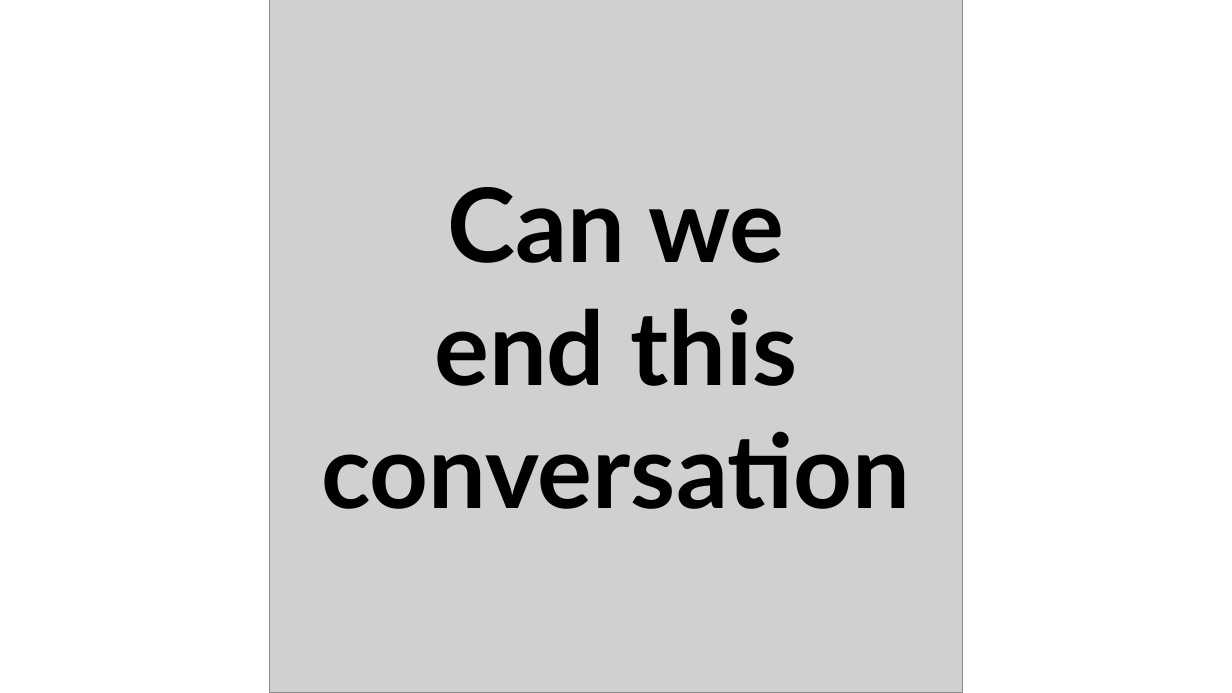
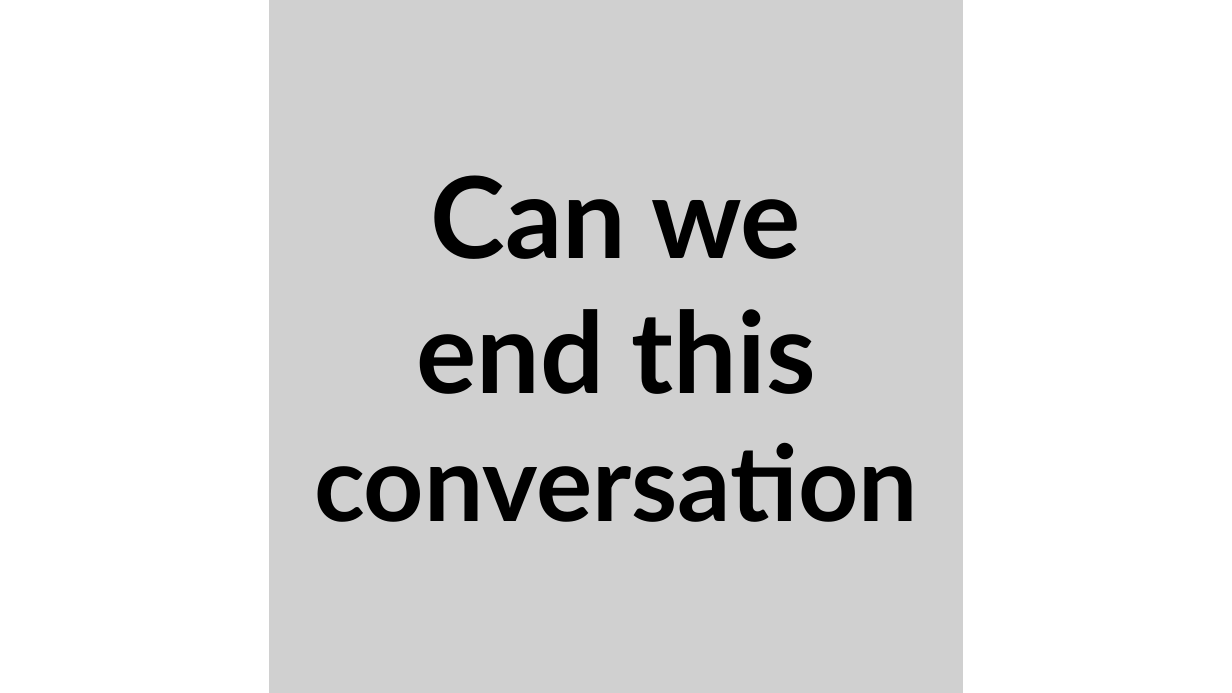
Before and after one commit to TomerRonen34/ton_soundboard, a slide deck: slide 8 of ton_soundboard/static/editing buttons.pptx. Drawn at 1232x693 pixels with LibreOffice and Linux fonts; fonts in the diff are those of the drawing; grey boxes stand for pictures. Boxes give left, top, right and bottom in pixels: in the first picture for what was removed or moved away, otherwise in the second. Text is boxed around its words. In the diff, an @@ line names an element or a change of style, - is before the commit and + after.

```diff
--- a/ton_soundboard/static/editing buttons.pptx
+++ b/ton_soundboard/static/editing buttons.pptx
@@ text at box(314, 175, 918, 522): text changed; size 80 to 88 pt @@
-Can we
-end this
-conversation
+Can we
+end this
+conversation
```
Also in this commit, not shown: 8 other slides changed, 1 slide added, 1 slide removed, 14 other files.
